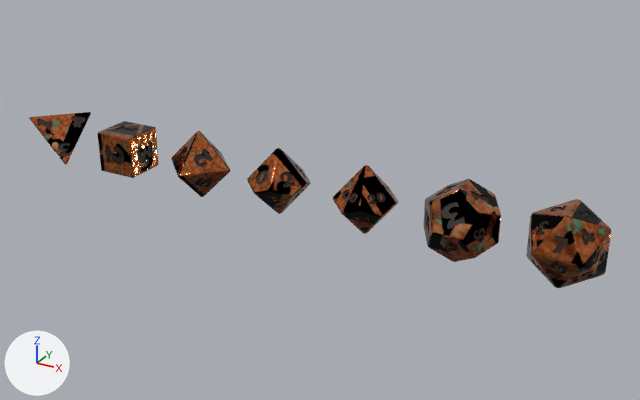
An edit to the glTF model public/dice/copper.glb, drawn before and after from the same camera.
The view is the same before and after, from a camera (50 mm lens) standing at (23.95, -48.86, 11.28) and looking at (10.94, -25.22, -0.54). Lighting does not change. The marker at lower left points along +X, +Y and +Z. The first picture is the older version. Vertices at exactly the same position are counted once.

The scene before the commit, as lines of its bpy script (objects in view):
```python
ob_d10 = bpy.data.objects.new('d10', me_copper_d10_001)
ob_d10.location = (9.6, -25.6, 0.0)
ob_d100 = bpy.data.objects.new('d100', me_copper_d100_001)
ob_d100.location = (12.8, -25.6, 0.0)
ob_d12 = bpy.data.objects.new('d12', me_copper_d12_001)
ob_d12.location = (16.0, -25.6, 0.0)
ob_d20 = bpy.data.objects.new('d20', me_copper_d20_001)
ob_d20.location = (19.2, -25.6, 0.0)
ob_d4 = bpy.data.objects.new('d4', me_copper_d4_001)
ob_d4.location = (0.0, -25.6, 0.0)
ob_d6 = bpy.data.objects.new('d6', me_copper_d6_001)
ob_d6.location = (3.2, -25.6, 0.0)
ob_d8 = bpy.data.objects.new('d8', me_copper_d8_001)
ob_d8.location = (6.4, -25.6, 0.0)
```
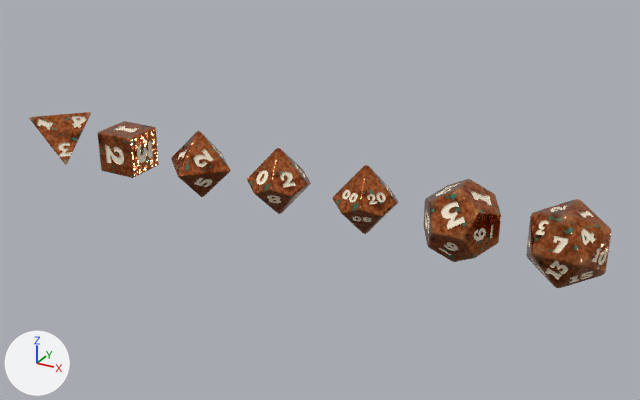
Location of each change, (x1, y1, x2, y2) in pixels of the pictures (640 x 400 px):
'd20', recoloured (lighter)
    both: (527, 199, 611, 288)
'd12', recoloured (lighter)
    both: (423, 179, 501, 260)
'd6', recoloured
    both: (97, 121, 159, 178)
'd100', recoloured (lighter)
    both: (333, 165, 398, 234)
'd10', recoloured (lighter)
    both: (247, 148, 311, 214)
'd8', recoloured
    both: (171, 131, 230, 197)
'd4', recoloured
    both: (29, 112, 91, 165)
part 1 of me_copper_d4_001, reshaped
    both: (29, 112, 91, 165)
part 2 of me_copper_d4_001, surface changed
    both: (31, 112, 90, 163)
part 3 of me_copper_d6_001, reshaped
    before: (97, 127, 159, 178)
    after: (97, 121, 159, 178)
part 4 of me_copper_d6_001, surface changed
    both: (98, 121, 158, 177)
part 5 of me_copper_d10_001, reshaped
    both: (247, 148, 311, 214)
part 6 of me_copper_d10_001, surface changed (lighter)
    both: (248, 150, 310, 213)
part 7 of me_copper_d12_001, reshaped
    before: (425, 179, 501, 262)
    after: (423, 179, 501, 262)
part 8 of me_copper_d12_001, surface changed (lighter)
    both: (424, 179, 501, 260)
part 9 of me_copper_d20_001, reshaped
    both: (526, 199, 611, 288)
part 10 of me_copper_d20_001, surface changed (lighter)
    both: (527, 200, 611, 288)
part 11 of me_copper_d100_001, reshaped
    both: (333, 165, 398, 234)
part 12 of me_copper_d100_001, surface changed (lighter)
    both: (334, 168, 398, 234)

What changed in the scene script:
```text
Change mat_copper_d4_ink:
    mat_copper_d4_ink.base_color: (0.0123, 0.00478, 0.00243) -> (0.896, 0.791, 0.624)  # black #1d0f08 -> pale yellow #f3e6cf
Change mat_copper_d6_ink:
    mat_copper_d6_ink.base_color: (0.0123, 0.00478, 0.00243) -> (0.896, 0.791, 0.624)  # black #1d0f08 -> pale yellow #f3e6cf
Change mat_copper_d8_ink:
    mat_copper_d8_ink.base_color: (0.0123, 0.00478, 0.00243) -> (0.896, 0.791, 0.624)  # black #1d0f08 -> pale yellow #f3e6cf
Change mat_copper_d10_ink:
    mat_copper_d10_ink.base_color: (0.0123, 0.00478, 0.00243) -> (0.896, 0.791, 0.624)  # black #1d0f08 -> pale yellow #f3e6cf
Change mat_copper_d12_ink:
    mat_copper_d12_ink.base_color: (0.0123, 0.00478, 0.00243) -> (0.896, 0.791, 0.624)  # black #1d0f08 -> pale yellow #f3e6cf
Change mat_copper_d20_ink:
    mat_copper_d20_ink.base_color: (0.0123, 0.00478, 0.00243) -> (0.896, 0.791, 0.624)  # black #1d0f08 -> pale yellow #f3e6cf
Change mat_copper_d100_ink:
    mat_copper_d100_ink.base_color: (0.0123, 0.00478, 0.00243) -> (0.896, 0.791, 0.624)  # black #1d0f08 -> pale yellow #f3e6cf
Change me_copper_d4_001:
    remove me_copper_d4_001.from_pydata(...)  # 798 vertices, 1592 faces; spans x -0.81..0.81, y -0.81..0.81, z -0.81..0.81
    add me_copper_d4_001.from_pydata(...)  # 952 vertices, 1900 faces; spans x -0.81..0.81, y -0.81..0.81, z -0.81..0.81
    me_copper_d4_001 part 1: 24 vertices moved within x -0.8..0.8, y -0.8..0.8, z -0.8..0.8; 31 vertices removed from x -0.79..0.81, y -0.81..0.79, z -0.81..0.79; 185 vertices added at x -0.81..0.81, y -0.81..0.81, z -0.81..0.81
    me_copper_d4_001 part 2: 1306 kept faces spanning x -0.81..0.81, y -0.81..0.81, z -0.81..0.81 get new texture (UV) coordinates
Change me_copper_d6_001:
    remove me_copper_d6_001.from_pydata(...)  # 647 vertices, 1290 faces; spans x -0.75..0.75, y -0.75..0.75, z -0.75..0.75
    add me_copper_d6_001.from_pydata(...)  # 919 vertices, 1834 faces; spans x -0.75..0.75, y -0.75..0.75, z -0.75..0.75
    me_copper_d6_001 part 3: 96 vertices removed from x -0.74..0.74, y -0.74..0.74, z -0.74..0.74; 368 vertices added at x -0.75..0.75, y -0.75..0.75, z -0.75..0.75
    me_copper_d6_001 part 4: 874 kept faces spanning x -0.75..0.75, y -0.75..0.75, z -0.75..0.75 get new texture (UV) coordinates
Change me_copper_d10_001:
    remove me_copper_d10_001.from_pydata(...)  # 1152 vertices, 2300 faces; spans x -1.06..1.06, y -1.01..1.01, z -1.17..1.17
    add me_copper_d10_001.from_pydata(...)  # 1604 vertices, 3204 faces; spans x -1.06..1.06, y -1.01..1.01, z -1.18..1.18
    me_copper_d10_001 part 5: 51 vertices moved within x -1.06..0.87, y -1.01..1.01, z -1.17..1.16; 115 vertices removed from x -1.05..1.05, y -1.0..1.0, z -1.17..1.17; 567 vertices added at x -1.06..1.06, y -1.01..1.01, z -1.18..1.18
    me_copper_d10_001 part 6: 1645 kept faces spanning x -1.05..1.05, y -1.0..1.0, z -1.17..1.15 get new texture (UV) coordinates
Change me_copper_d12_001:
    remove me_copper_d12_001.from_pydata(...)  # 1502 vertices, 3000 faces; spans x -1.2..1.2, y -1.2..1.2, z -1.2..1.2
    add me_copper_d12_001.from_pydata(...)  # 2188 vertices, 4372 faces; spans x -1.2..1.2, y -1.2..1.2, z -1.2..1.2
    me_copper_d12_001 part 7: 85 vertices removed from x -1.18..1.18, y -1.18..1.18, z -1.18..1.18; 771 vertices added at x -1.2..1.2, y -1.2..1.2, z -1.2..1.2
    me_copper_d12_001 part 8: 1976 kept faces spanning x -1.2..1.2, y -1.2..1.2, z -1.2..1.2 get new texture (UV) coordinates
Change me_copper_d20_001:
    remove me_copper_d20_001.from_pydata(...)  # 2432 vertices, 4860 faces; spans x -1.14..1.14, y -1.14..1.14, z -1.14..1.14
    add me_copper_d20_001.from_pydata(...)  # 3114 vertices, 6224 faces; spans x -1.14..1.14, y -1.14..1.14, z -1.14..1.14
    me_copper_d20_001 part 9: 125 vertices moved within x -1.13..1.13, y -1.13..1.13, z -1.13..1.13; 224 vertices removed from x -1.14..1.14, y -1.14..1.14, z -1.14..1.14; 906 vertices added at x -1.14..1.14, y -1.14..1.14, z -1.14..1.14
    me_copper_d20_001 part 10: 3830 kept faces spanning x -1.13..1.13, y -1.13..1.13, z -1.13..1.13 get new texture (UV) coordinates
Change me_copper_d100_001:
    remove me_copper_d100_001.from_pydata(...)  # 1766 vertices, 3528 faces; spans x -1.06..1.06, y -1.01..1.01, z -1.17..1.17
    add me_copper_d100_001.from_pydata(...)  # 2218 vertices, 4432 faces; spans x -1.06..1.06, y -1.01..1.01, z -1.18..1.18
    me_copper_d100_001 part 11: 51 vertices moved within x -1.06..0.87, y -1.01..1.01, z -1.17..1.16; 115 vertices removed from x -1.05..1.05, y -1.0..1.0, z -1.17..1.17; 567 vertices added at x -1.06..1.06, y -1.01..1.01, z -1.18..1.18
    me_copper_d100_001 part 12: 2862 kept faces spanning x -1.05..1.05, y -1.0..1.0, z -1.17..1.15 get new texture (UV) coordinates
```
